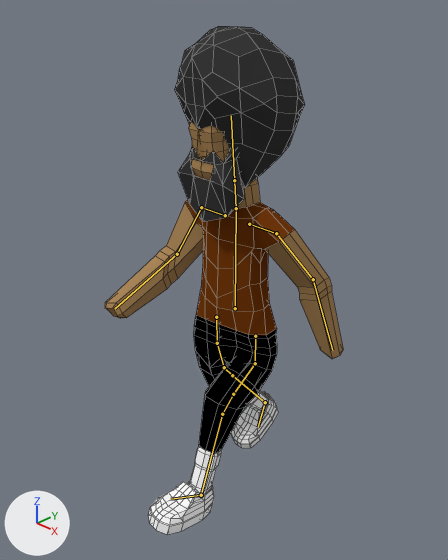
The Blender file Assets/Modls/Character/Shoe.blend: old version first, new version second.
Camera for both pictures: a 50 mm camera at (11.93, -12.95, 15.92) aimed at (0.19, -1.11, 7.76). Arrows for +X, +Y and +Z are at lower left; the lights stay in place. Both versions are drawn at frame 20 of the action 'Armature.004Action'; the numbers are the values there. The bones that bend it are drawn over the model as lines. Mesh edges are drawn as thin lines.

Objects in the first picture: 'Pelo_Icosphere.002'.
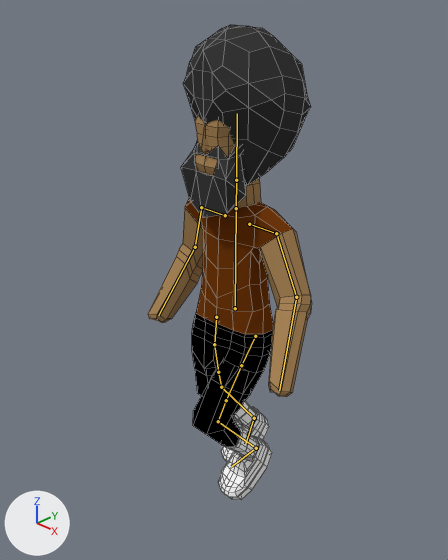
The change in detail:
Bone 'Bone' (bone_bone) turns from (0, 0, 0) to (0, 0, 39) degrees about its own x, y and z.
Bone 'Bone.001' (bone_bone_001) turns from (0, 0, 55) to (0, 0, -4) degrees about its own x, y and z.
Bone 'Bone.002' (bone_bone_002) turns from (0, 0, -10) to (0, 0, -5) degrees about its own x, y and z.
Bone 'Bone.003' (bone_bone_003) turns from (0, 0, -25) to (0, 0, -70) degrees about its own x, y and z.
Bone 'Bone.017' (bone_bone_017) turns from (3, -7, 19) to (-4, 0, 22) degrees about its own x, y and z.
Bone 'Bone.004' (bone_bone_004) turns from (0, 0, 0) to (0, 0, 7) degrees about its own x, y and z.
Bone 'Bone.005' (bone_bone_005) turns from (0, 0, -17) to (-1, 0, -15) degrees about its own x, y and z.
Bone 'Bone.006' (bone_bone_006) turns from (0, 0, -21) to (0, 0, -4) degrees about its own x, y and z.
Bone 'Bone.007' (bone_bone_007) turns from (0, 0, -2) to (0, 0, -25) degrees about its own x, y and z.
Bone 'Bone.018' (bone_bone_018) turns from (-12, -16, -20) to (-5, 2, -20) degrees about its own x, y and z.
Bone 'Bone.009' (bone_bone_009) turns from (0, 0, 5) to (0, 0, 0) degrees about its own x, y and z.
Bone 'Bone.012' (bone_bone_012) turns from (48, 29, -9) to (44, -10, -4) degrees about its own x, y and z.
Bone 'Bone.013' (bone_bone_013) turns from (0, -2, 15) to (-1, -6, 32) degrees about its own x, y and z.
Bone 'Bone.015' (bone_bone_015) turns from (-49, 14, 4) to (-49, -12, -4) degrees about its own x, y and z.
Bone 'Bone.016' (bone_bone_016) turns from (3, 7, 45) to (2, 6, 43) degrees about its own x, y and z.

Location of each change, [x1, y1, x2, y2] in pixels of the pictures (448 x 560 px):
'Pelo_Icosphere.002', posed (31% narrower, 7% shorter)
    before: [105, 26, 343, 535]
    after: [148, 25, 312, 500]
bone 'Bone', root to tip
    before: (255, 336) to (255, 363)
    after: (255, 336) to (241, 365)
bone 'Bone.001', root to tip
    before: (255, 363) to (233, 394)
    after: (241, 365) to (226, 400)
bone 'Bone.002', root to tip
    before: (233, 394) to (222, 414)
    after: (226, 400) to (218, 421)
bone 'Bone.003', root to tip
    before: (222, 414) to (201, 495)
    after: (218, 421) to (256, 448)
bone 'Bone.017', root to tip
    before: (201, 495) to (170, 499)
    after: (256, 448) to (231, 466)
bone 'Bone.004', root to tip
    before: (216, 317) to (217, 343)
    after: (216, 317) to (214, 344)
bone 'Bone.005', root to tip
    before: (217, 343) to (224, 367)
    after: (214, 344) to (218, 372)
bone 'Bone.006', root to tip
    before: (224, 367) to (232, 375)
    after: (218, 372) to (221, 387)
bone 'Bone.007', root to tip
    before: (232, 375) to (265, 402)
    after: (221, 387) to (254, 418)
bone 'Bone.018', root to tip
    before: (265, 402) to (258, 427)
    after: (254, 418) to (245, 444)
bone 'Bone.009', root to tip
    before: (236, 208) to (234, 180)
    after: (236, 208) to (236, 180)
bone 'Bone.012', root to tip
    before: (276, 233) to (313, 279)
    after: (276, 233) to (296, 297)
bone 'Bone.013', root to tip
    before: (313, 279) to (332, 350)
    after: (296, 297) to (279, 390)
bone 'Bone.015', root to tip
    before: (201, 207) to (177, 254)
    after: (201, 207) to (195, 247)
bone 'Bone.016', root to tip
    before: (177, 254) to (115, 308)
    after: (195, 247) to (158, 315)
